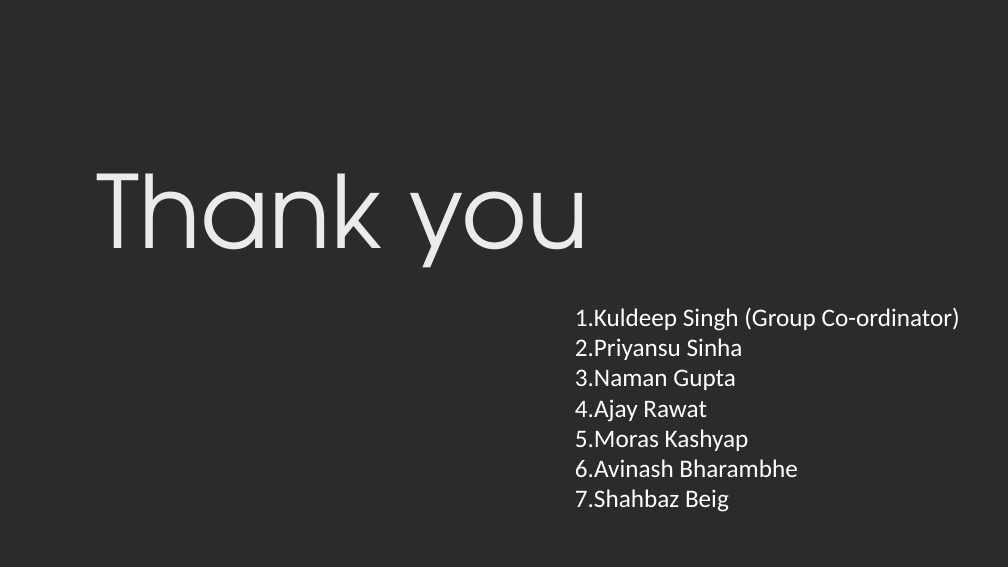
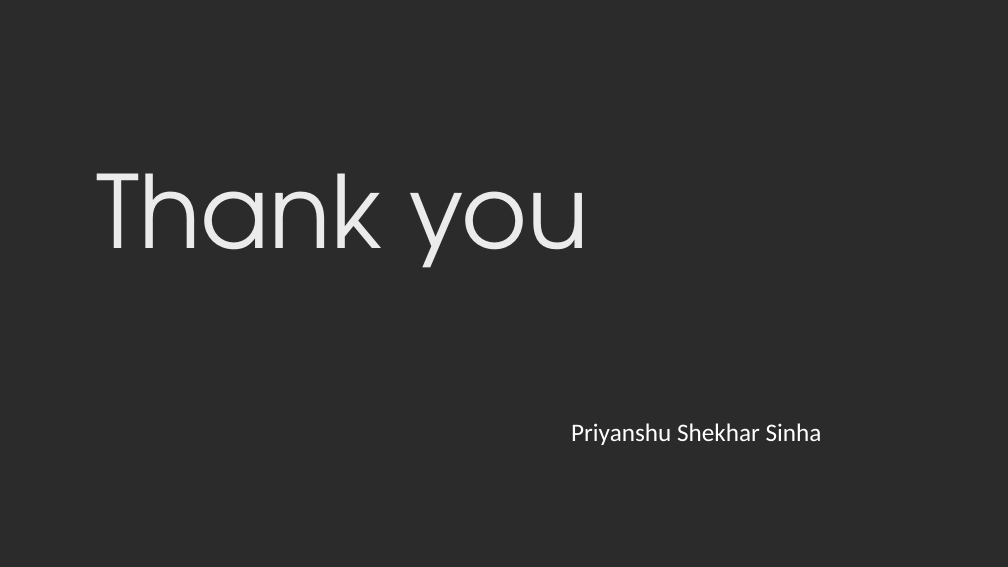
Before and after one commit to sinha96/Emotion_Detection, a slide deck: slide 21 of emotionrecognition.pptx. Drawn at 1008x567 pixels with LibreOffice and Linux fonts; fonts in the diff are those of the drawing; background and template pictures are left out; a plain dark background stands for a picture behind light text. Boxes give left, top, right and bottom in pixels: in the first picture for what was removed or moved away, otherwise in the second. Text is boxed around its words. In the diff, an @@ line names an element or a change of style, - is before the commit and + after.

```diff
--- a/emotionrecognition.pptx
+++ b/emotionrecognition.pptx
@@ text at (571, 423, 822, 445): text changed @@
-1.Kuldeep Singh (Group Co-ordinator)
-2.Priyansu Sinha
-3.Naman Gupta
-4.Ajay Rawat
-5.Moras Kashyap
-6.Avinash Bharambhe
-7.Shahbaz Beig
+Priyanshu Shekhar Sinha
```
